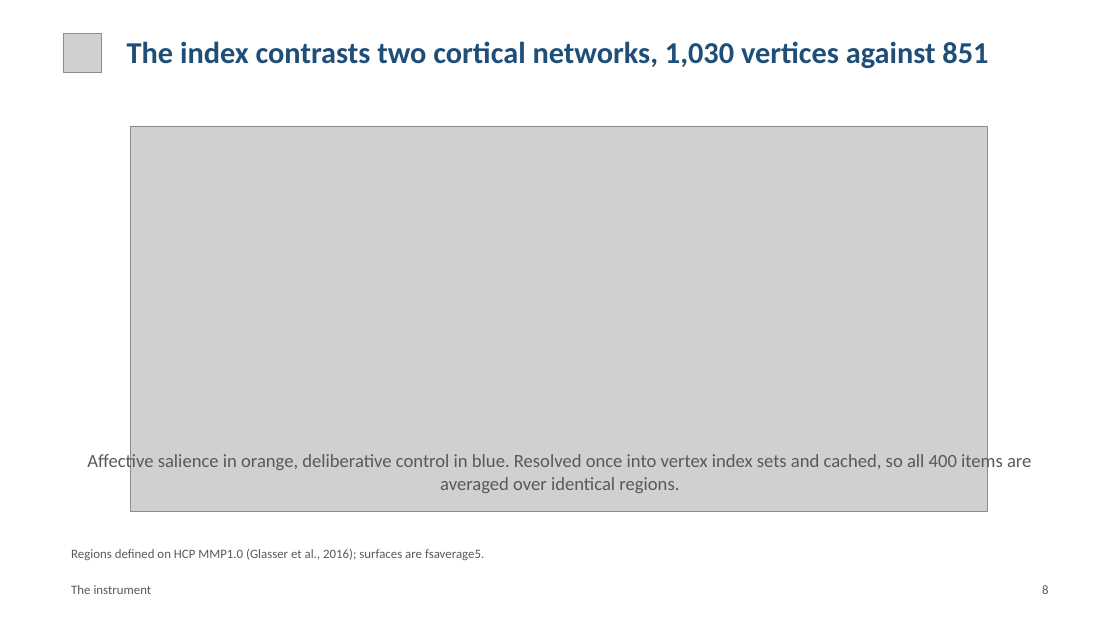
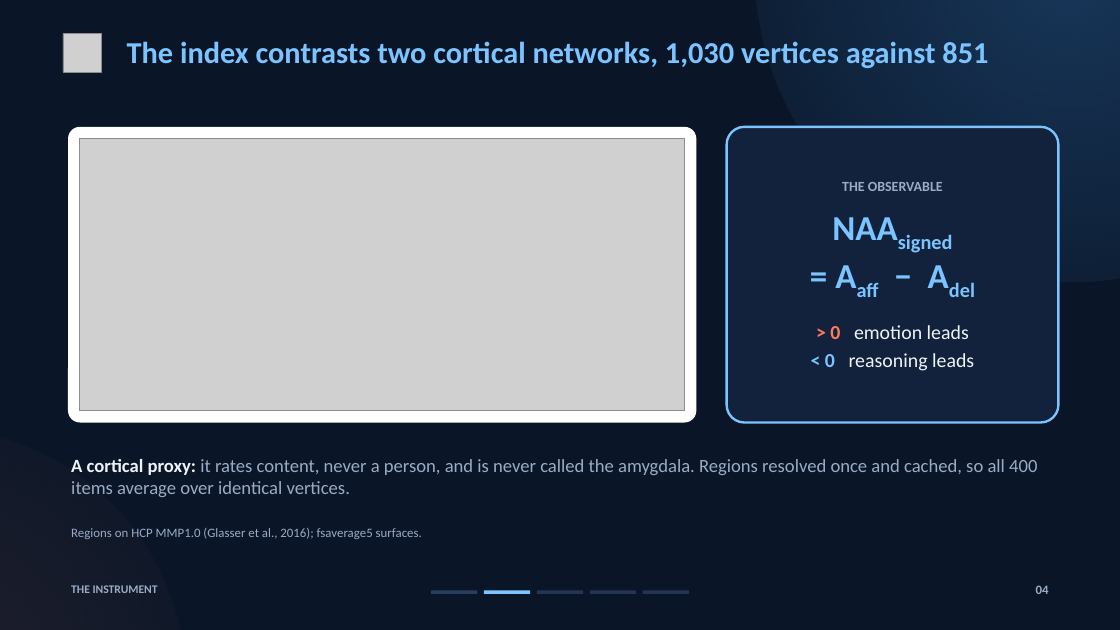
Before and after one commit to brn-mwai/monarch, a slide deck: slide 4 of docs/defence/Monarch_Defence.pptx (slide 8 before the commit). Drawn at 1120x630 pixels with LibreOffice and Linux fonts; fonts in the diff are those of the drawing; grey boxes stand for pictures. Boxes give left, top, right and bottom in pixels: in the first picture for what was removed or moved away, otherwise in the second. Text is boxed around its words. In the diff, an @@ line names an element or a change of style, - is before the commit and + after.

Commit message:
Restyle the defence deck dark and cut it to 15 slides
Dark navy theme with section progress, spin-lattice title, stat tiles,
to-scale bars for eta squared and effect sizes, and a reversal interval
chart. Figures sit on paper cards. Numbers unchanged.

```diff
--- a/docs/defence/Monarch_Defence.pptx
+++ b/docs/defence/Monarch_Defence.pptx
@@ background #FFFFFF to #0A1628 @@
@@ text "The index contrasts two cortical ..." at [127, 41, 988, 68]: text colour #1F4E79 to #7CC4FF @@
@@ ellipse added at [755, 0, 1120, 281], fill gradient #3E8EDE @@
@@ rounded rectangle added at [68, 127, 697, 423], fill #FFFFFF @@
@@ picture: place and size @@
-picture at [130, 126, 987, 512]
+picture at [80, 139, 685, 411]
@@ rounded rectangle added at [727, 127, 1059, 423], fill #12223C, outline #7CC4FF 2 pt, 17 pt, text #EEF3FA, bold @@
+THE OBSERVABLE
+NAAsigned
+= Aaff − Adel
+> 0 emotion leads
+< 0 reasoning leads
@@ ellipse added at [0, 429, 185, 630], fill gradient #FF7A59 @@
@@ text at [71, 459, 1037, 497]: text changed; text colour #595959 to #9AABC4 @@
-Affective salience in orange, deliberative control in blue. Resolved once into vertex index sets and cached, so all 400 items are averaged over identical regions.
+A cortical proxy: it rates content, never a person, and is never called the amygdala. Regions resolved once and cached, so all 400 items average over identical vertices.
@@ text at [71, 528, 422, 539]: text changed; text colour #595959 to #9AABC4 @@
-Regions defined on HCP MMP1.0 (Glasser et al., 2016); surfaces are fsaverage5.
+Regions on HCP MMP1.0 (Glasser et al., 2016); fsaverage5 surfaces.
@@ text at [71, 585, 158, 593]: text changed; size 11 to 10 pt; text colour #595959 to #9AABC4; bold on @@
-The instrument
+THE INSTRUMENT
@@ rectangle added at [431, 591, 477, 594], fill #2A3D5E @@
@@ rectangle added at [484, 591, 530, 594], fill #7CC4FF @@
@@ rectangle added at [537, 591, 583, 594], fill #2A3D5E at 80% opacity @@
@@ rectangle added at [590, 591, 636, 594], fill #2A3D5E at 80% opacity @@
@@ rectangle added at [643, 591, 689, 594], fill #2A3D5E at 80% opacity @@
@@ text at [1036, 585, 1049, 594]: text changed; text colour #595959 to #9AABC4; bold on @@
-8
+04
```
Also in this commit, not shown: 13 other slides changed, 1 slide added, 15 slides removed, 19 other files.
